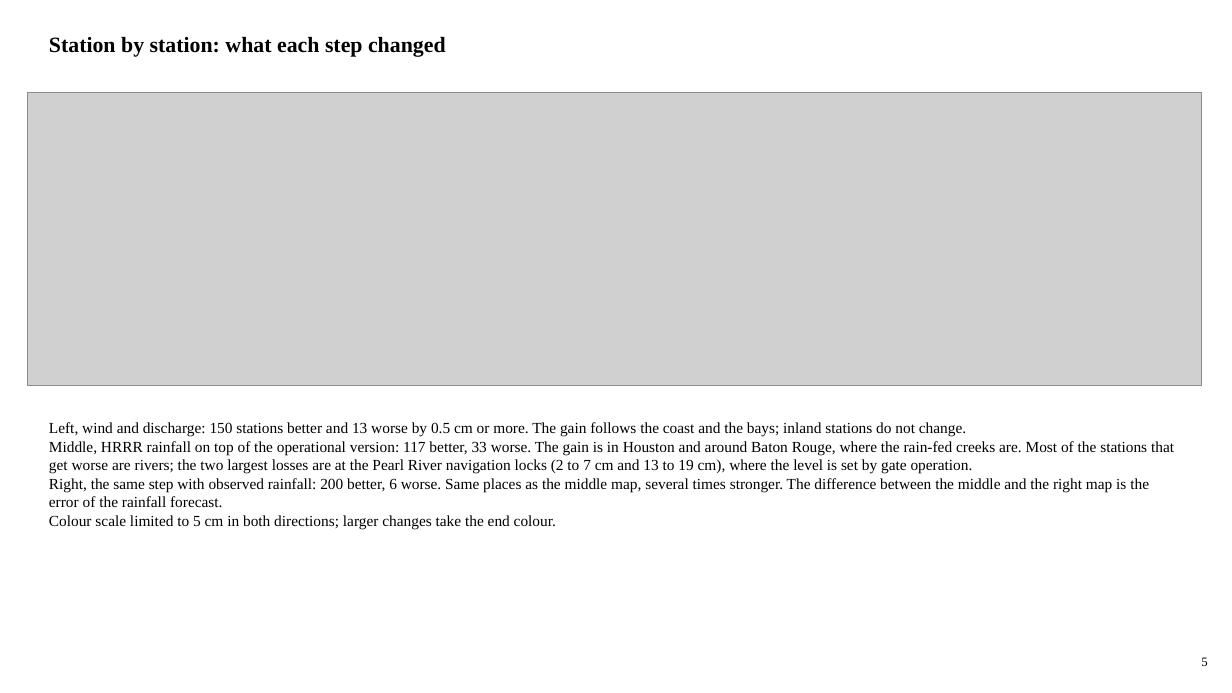
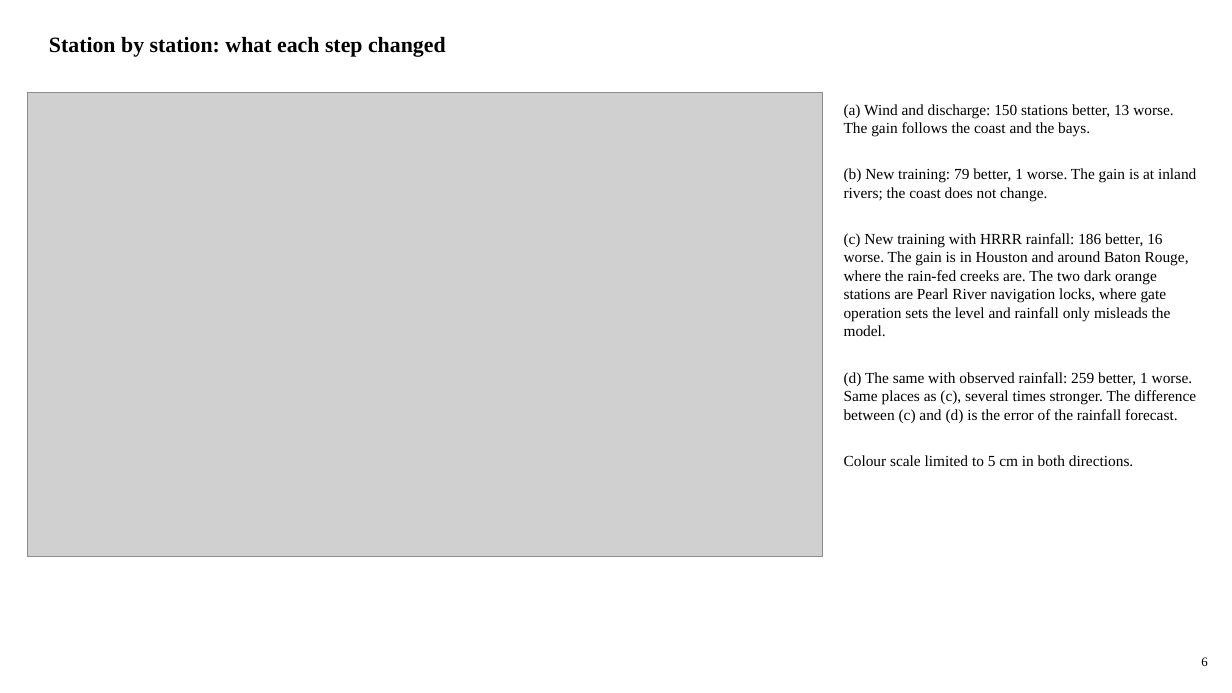
Before and after one commit to LaurenW1997/subdomainLSTM, a slide deck: slide 6 of deliverables/17_versions/version_comparison.pptx (slide 5 before the commit). Drawn at 1232x693 pixels with LibreOffice and Linux fonts; fonts in the diff are those of the drawing; grey boxes stand for pictures. Boxes give left, top, right and bottom in pixels: in the first picture for what was removed or moved away, otherwise in the second. Text is boxed around its words. In the diff, an @@ line names an element or a change of style, - is before the commit and + after.

```diff
--- a/deliverables/17_versions/version_comparison.pptx
+++ b/deliverables/17_versions/version_comparison.pptx
@@ picture: place and size @@
-picture at [28,92,1202,386]
+picture at [28,92,823,556]
@@ text at [844,104,1196,466]: text changed @@
-Left, wind and discharge: 150 stations better and 13 worse by 0.5 cm or more. The gain follows the coast and the bays; inland stations do not change.
-Middle, HRRR rainfall on top of the operational version: 117 better, 33 worse. The gain is in Houston and around Baton Rouge, where the rain-fed creeks are. Most of the stations that get worse are rivers; the two largest losses are at the Pearl River navigation locks (2 to 7 cm and 13 to 19 cm), where the level is set by gate operation.
-Right, the same step with observed rainfall: 200 better, 6 worse. Same places as the middle map, several times stronger. The difference between the middle and the right map is the error of the rainfall forecast.
-Colour scale limited to 5 cm in both directions; larger changes take the end colour.
+(a) Wind and discharge: 150 stations better, 13 worse. The gain follows the coast and the bays.
+(b) New training: 79 better, 1 worse. The gain is at inland rivers; the coast does not change.
+(c) New training with HRRR rainfall: 186 better, 16 worse. The gain is in Houston and around Baton Rouge, where the rain-fed creeks are. The two dark orange stations are Pearl River navigation locks, where gate operation sets the level and rainfall only misleads the model.
+(d) The same with observed rainfall: 259 better, 1 worse. Same places as (c), several times stronger. The difference between (c) and (d) is the error of the rainfall forecast.
+Colour scale limited to 5 cm in both directions.
@@ text at [1201,657,1207,666]: text changed @@
-5
+6
```
Also in this commit, not shown: 25 other slides changed, 1 slide added, 48 other files.
